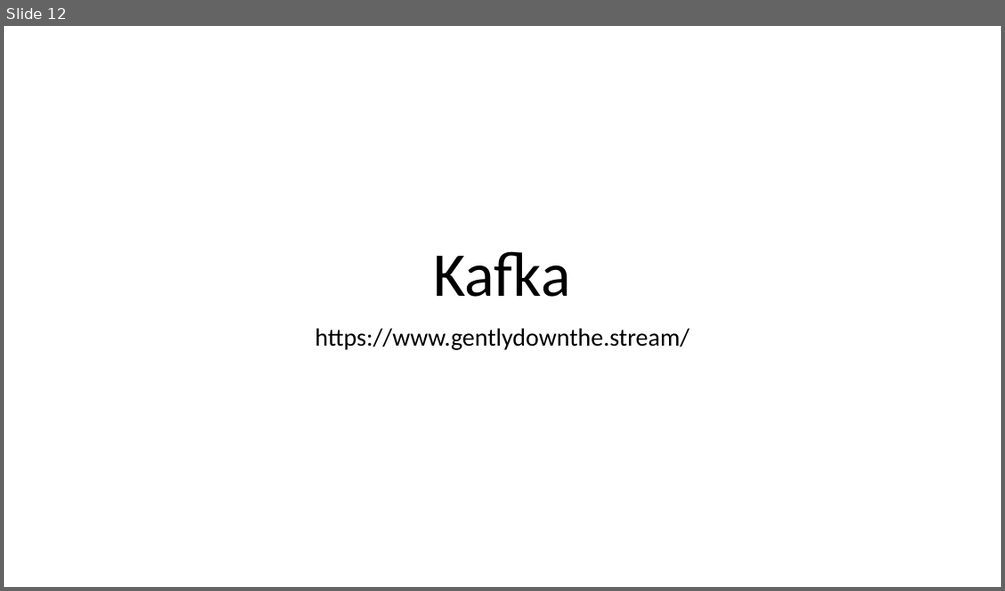
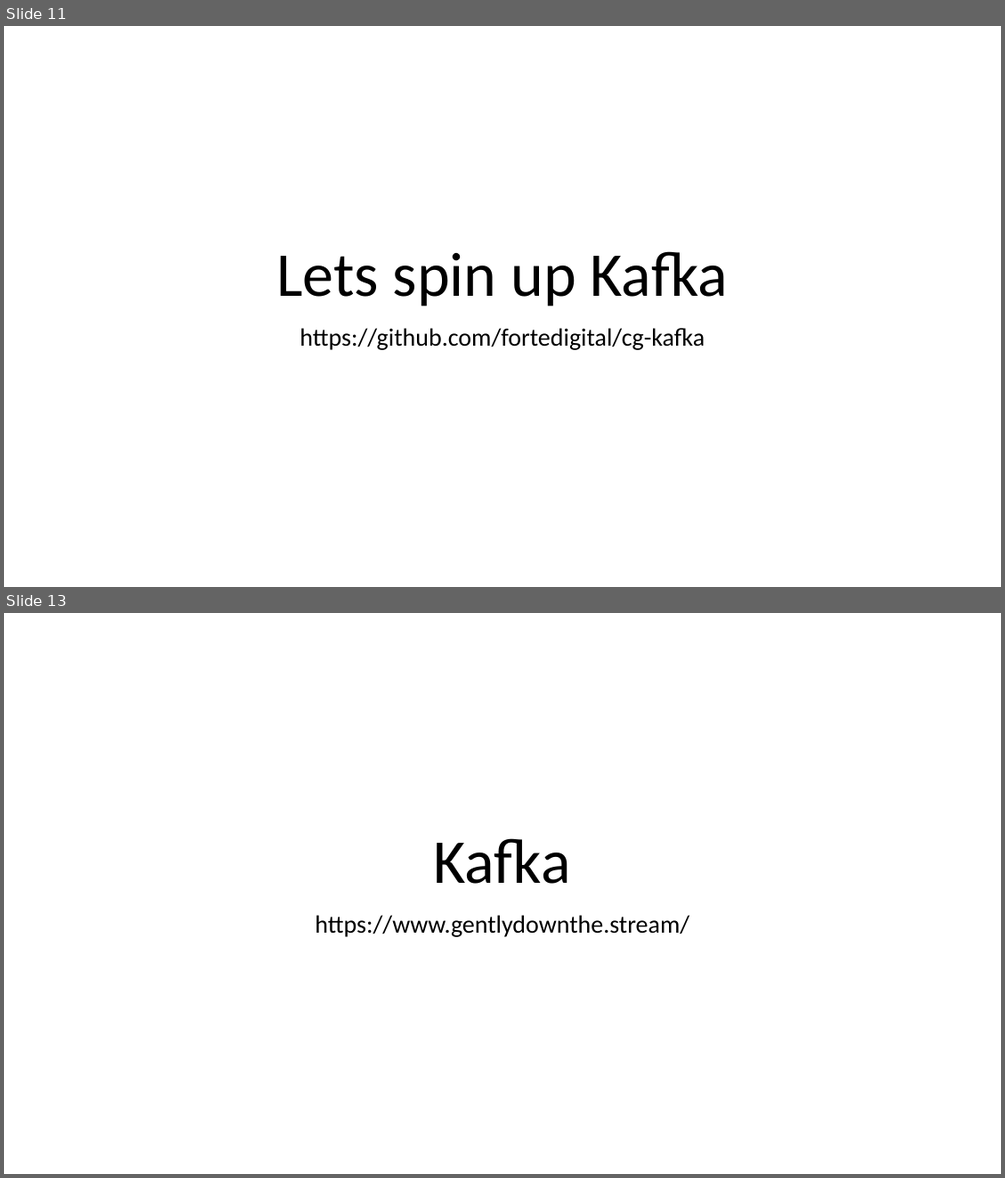
Before and after one commit to fortedigital/cg-kafka, a slide deck: workshop1/Kafka - 101.pptx. Shown one above the other, each under a label of ours: slide 12 before the commit, slides 11 and 13 after it; the slides between them are not shown. The pictures are 1005x591 and 1005x1178 pixels, drawn with LibreOffice and Linux fonts; fonts in the diff are those of the drawing. Boxes give left, top, right and bottom in pixels: in the first picture for what was removed or moved away, otherwise in the second. Text is boxed around its words. In the diff, an @@ line names an element or a change of style, - is before the commit and + after.

```diff
--- a/workshop1/Kafka - 101.pptx
+++ b/workshop1/Kafka - 101.pptx
@@ slide 11 added at (x1=4, y1=26, x2=1001, y2=587), background #FFFFFF @@
@@ title added at (x1=276, y1=251, x2=728, y2=306), 60 pt, text #000000 @@
+Lets spin up Kafka
@@ subtitle added at (x1=299, y1=328, x2=704, y2=350), 24 pt, text #000000 @@
+https://github.com/fortedigital/cg-kafka
@@ what was slide 12 is now slide 13 @@
```
Also in this commit, not shown: 8 slides changed, 2 other slides added, 2 slides removed.
